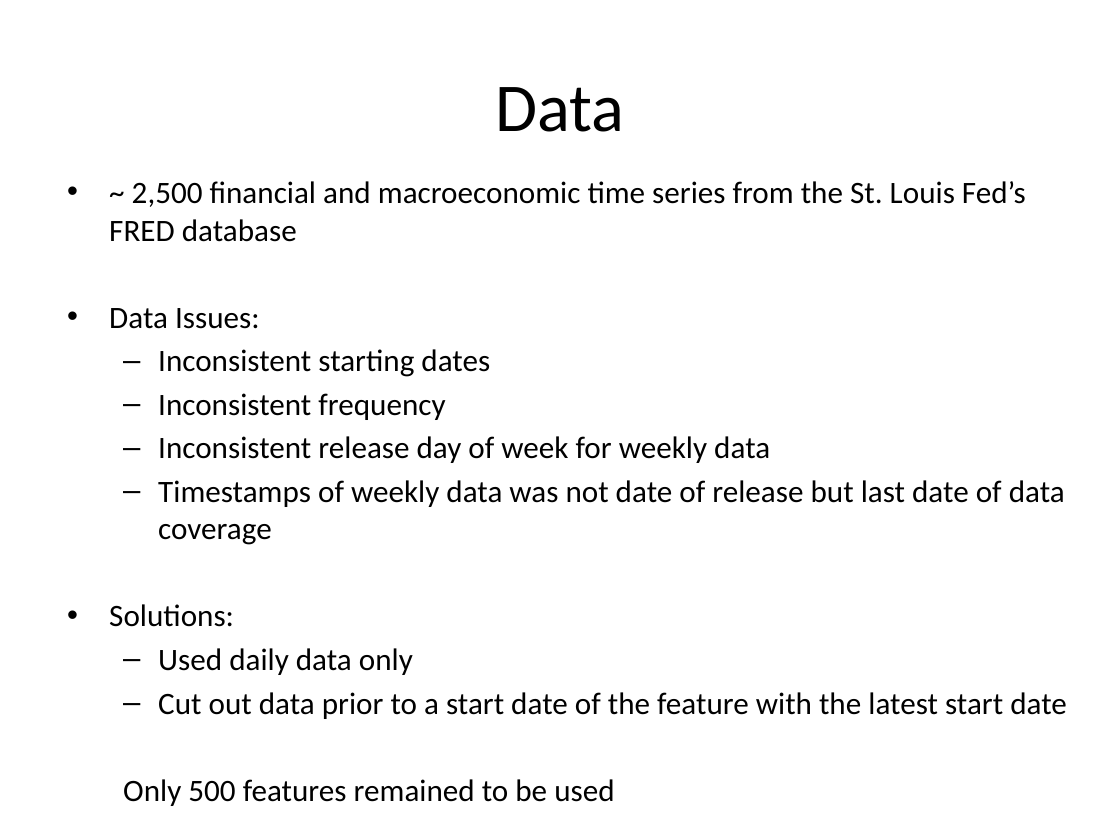
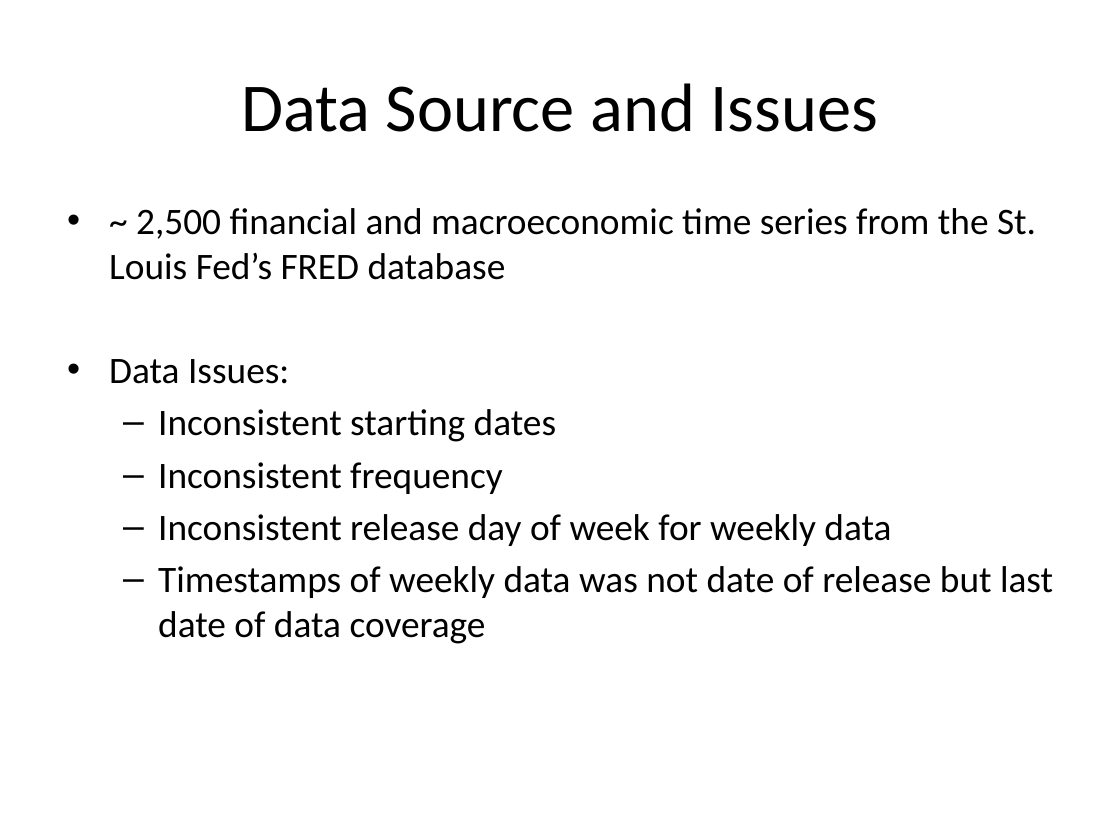
Before and after one commit to wilkung/Predicting_Markets_with_Neural_Nets, a slide deck: slide 5 of Kojack_Presentation.pptx (slide 4 before the commit). Drawn at 1120x840 pixels with LibreOffice and Linux fonts; fonts in the diff are those of the drawing. Boxes give left, top, right and bottom in pixels: in the first picture for what was removed or moved away, otherwise in the second. Text is boxed around its words. In the diff, an @@ line names an element or a change of style, - is before the commit and + after.

```diff
--- a/Kojack_Presentation.pptx
+++ b/Kojack_Presentation.pptx
@@ title at [241, 83, 878, 132]: text changed @@
-Data
+Data Source and Issues
@@ text "~ 2,500 financial and macroeconomic ...": place and size @@
-text "~ 2,500 financial and macroeconomic ..." at [109, 181, 1067, 719]
+text "~ 2,500 financial and macroeconomic ..." at [109, 208, 1053, 644]
@@ text "~ 2,500 financial and macroeconomic ..." at [109, 208, 1053, 644]: size 20 to 24 pt @@
@@ text at [109, 604, 1067, 719]: paragraphs removed @@
-• Solutions:
-  – Used daily data only
-  – Cut out data prior to a start date of the feature with the latest start date
-  Only 500 features remained to be used
```
Also in this commit, not shown: 5 other slides changed, 11 slides added, 1 slide removed, 15 other files.
